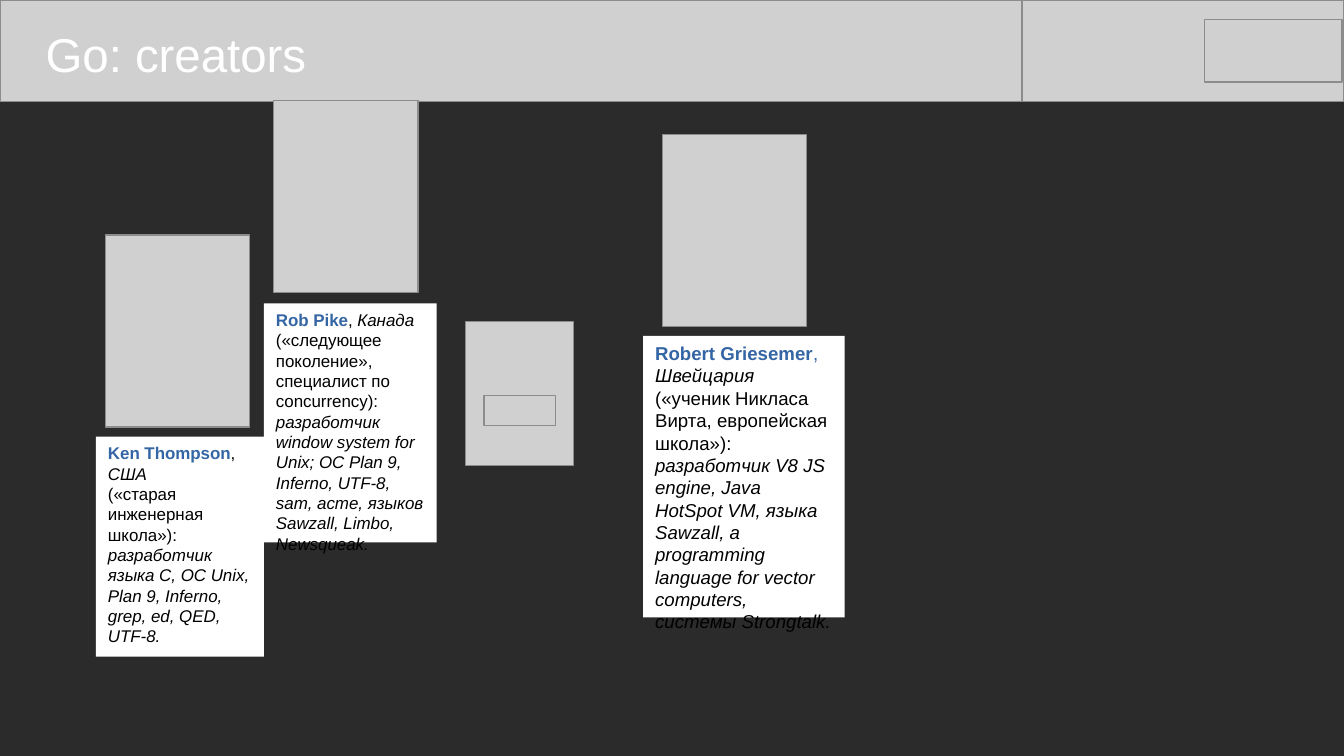
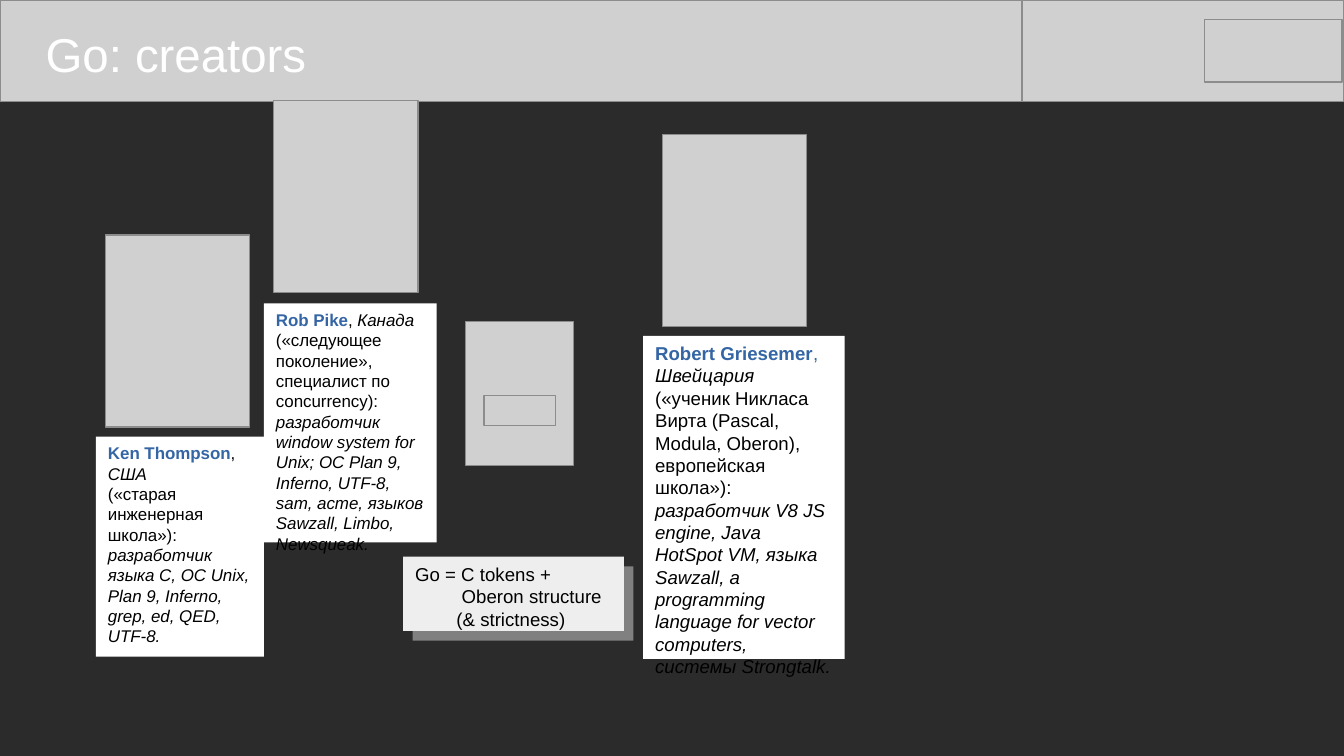
Before and after one commit to mike-shock/Go_language, a slide deck: slide 4 of Go_Review.odp. Drawn at 1344x756 pixels with LibreOffice and Linux fonts; fonts in the diff are those of the drawing; grey boxes stand for pictures; background and template pictures are left out; a plain dark background stands for a picture behind light text. Boxes give left, top, right and bottom in pixels: in the first picture for what was removed or moved away, otherwise in the second. Text is boxed around its words. In the diff, an @@ line names an element or a change of style, - is before the commit and + after.

```diff
--- a/Go_Review.odp
+++ b/Go_Review.odp
@@ rectangle "Robert Griesemer, Швейцария": place and size @@
-rectangle "Robert Griesemer, Швейцария" at <box>644,337,845,618</box>
+rectangle "Robert Griesemer, Швейцария" at <box>644,337,845,660</box>
@@ text in rectangle at <box>655,391,808,498</box>: text changed @@
-(«ученик Никласа Вирта, европейская школа»):
+(«ученик Никласа Вирта (Pascal, Modula, Oberon), европейская школа»):
@@ rectangle added at <box>404,557,624,632</box>, fill #EEEEEE, 11 pt, text #000000 @@
+Go = C tokens +
+Oberon structure
+(& strictness)
```
Also in this commit, not shown: 1 other file.
